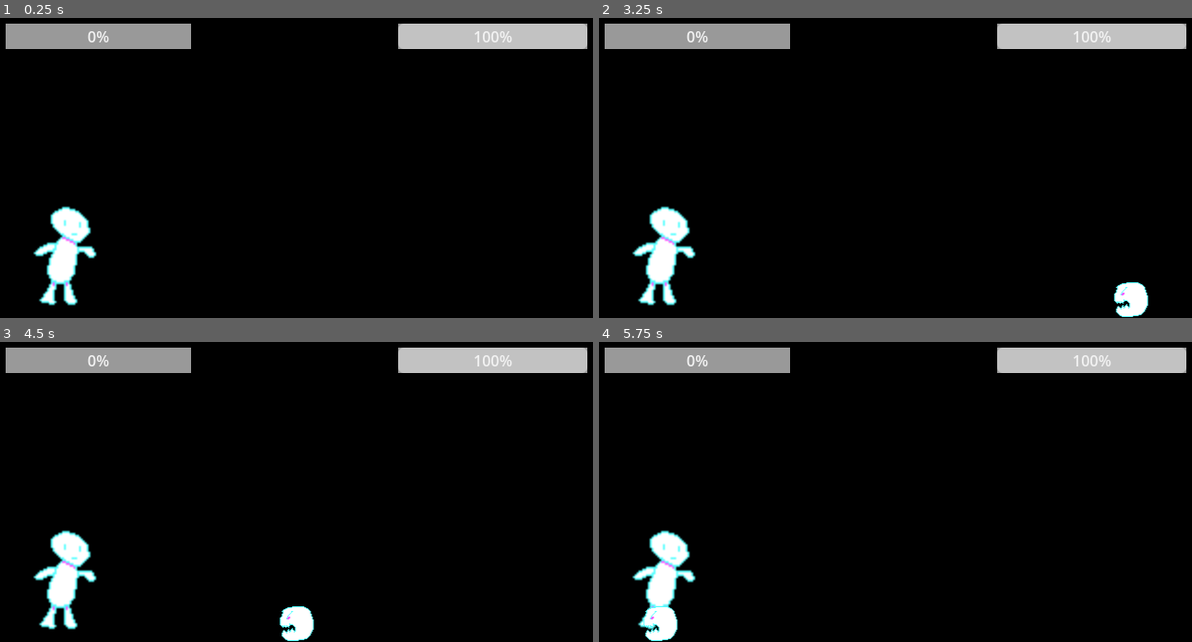
Above: before the commit, frames 1-4 (two rows, left to right).
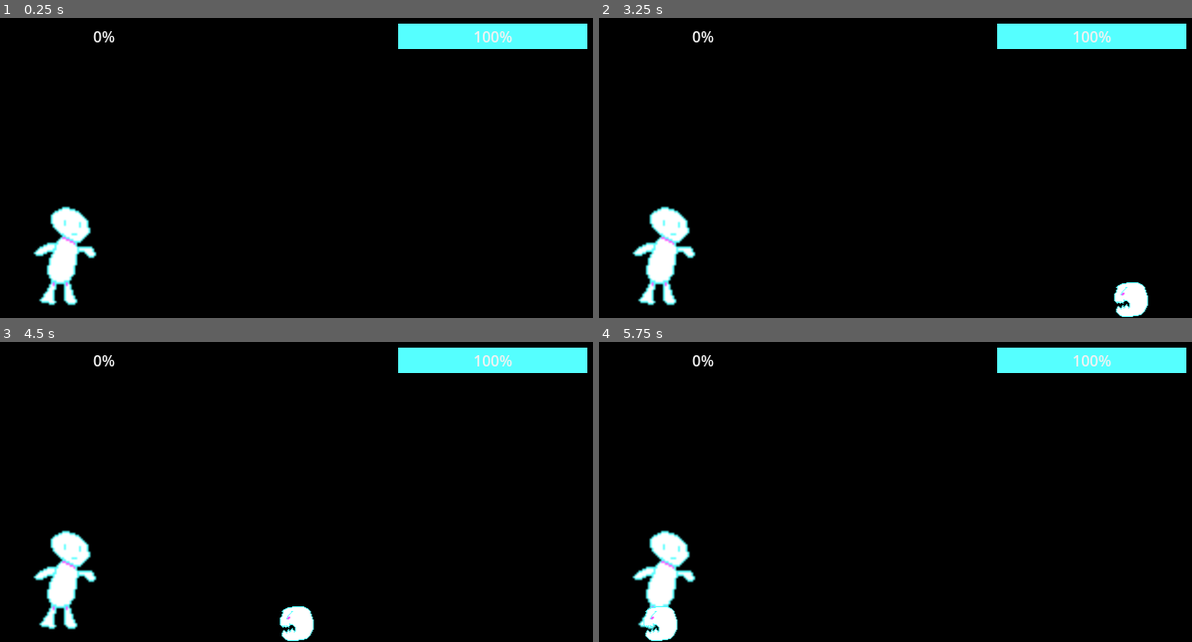
Above: after the commit, the same moments.

Repository: charro/secretpowers
Game: Godot game, scene res://main.tscn
Same seed, same stepped clock (60 frames per second), same inputs: the game is played once before the commit and once after it. The project has no main scene, so this scene is started directly.
Inputs:
- Up to frame 1 (0.25 s): no input
- Up to frame 2 (3.25 s): tap Enter at 0.5, 2 s; tap Ctrl (punch, bound only before the commit) every 0.75 s from 0.6 to 2.85 s; tap Space at 1.25, 2.75 s
- Up to frame 3 (4.5 s): tap Ctrl (punch, bound only before the commit) at 3.6, 4.35 s
- Up to frame 4 (5.75 s): tap Ctrl (punch, bound only before the commit) at 5.1 s

The runs differ from the first frame. In frame 1, 5.3% of the frame differs, in the area x 0-100%, y 1-11%; in frame 2, 5.3%; in frame 3, 5.3%; in frame 4, 5.3%.

Commit message:
Implemented Secret Power checker and first Secret power (3 quick punches)

Diff:
--- a/foe/foe.gd
+++ b/foe/foe.gd
@@ -6,6 +6,10 @@
 var velocity: float
 var life: int
 
+enum STATES { MOVE, STOP }
+
+var current_state
+
 signal killed
 signal survived
 
@@ -13,10 +17,12 @@
 func _ready() -> void:
 	life = max_life
 	velocity = max_velocity
+	move()
 
 # Called every frame. 'delta' is the elapsed time since the previous frame.
 func _process(delta: float) -> void:
-	position.x = position.x - velocity * delta
+	if current_state == STATES.MOVE:
+		position.x = position.x - velocity * delta
 	check_if_survived()
 
 func attacked():
@@ -28,6 +34,12 @@
 		queue_free()
 		killed.emit()
 
+func stop():
+	current_state = STATES.STOP
+
+func move():
+	current_state = STATES.MOVE
+
 func check_if_survived():
 	if position.x < 0:
 		survived.emit()
--- a/main.gd
+++ b/main.gd
@@ -4,15 +4,11 @@
 @export var life: int
 var points: int = 0
 var level = 0
-var points_to_reach_next_level = [10, 20, 35, 55, 80, 120]
+var points_to_reach_next_level = [1, 20, 35, 55, 80, 120]
 
 # Called when the node enters the scene tree for the first time.
 func _ready() -> void:
 	$UI.set_life(life)
-	for actionName in InputMap.get_actions():
-		print("%s:" % actionName)
-		for action_event in InputMap.action_get_events(actionName):
-			print("  %s" % action_event.as_text())
 
 # Called every frame. 'delta' is the elapsed time since the previous frame.
 func _process(delta: float) -> void:
@@ -25,6 +21,7 @@
 	var new_enemy = foe_scene.instantiate()
 	new_enemy.position = $FoesSpawningPoint.position
 	add_child(new_enemy)
+	new_enemy.add_to_group("foes")
 	new_enemy.killed.connect(_on_enemy_killed)
 	new_enemy.survived.connect(_on_enemy_survived)
 
@@ -50,3 +47,17 @@
 				points_to_reach_next_level[level + 1] - points_to_reach_next_level[level]
 		$UI.level_up(points_needed_for_next_level)
 		level += 1
+		_stop_foes()
+		$NextLevelTimer.start()
+
+func _stop_foes():
+	get_tree().call_group("foes", "stop")
+	$FoeSpawnTimer.stop()
+
+func _next_level():
+	_move_foes()
+	$UI.hide_pop_ups()
+
+func _move_foes():
+	get_tree().call_group("foes", "move")
+	$FoeSpawnTimer.start()
--- a/main.tscn
+++ b/main.tscn
@@ -1,8 +1,9 @@
-[gd_scene load_steps=6 format=3 uid="uid://df2k8c4d6qjid"]
+[gd_scene load_steps=7 format=3 uid="uid://df2k8c4d6qjid"]
 
 [ext_resource type="Script" path="res://main.gd" id="1_m8662"]
 [ext_resource type="PackedScene" uid="uid://nowb747qdxcw" path="res://player/player.tscn" id="1_vk8qf"]
 [ext_resource type="PackedScene" uid="uid://c5ox76g2j1af4" path="res://foe/foe.tscn" id="2_kqppx"]
+[ext_resource type="Script" path="res://secret_power_checker.gd" id="3_j86wd"]
 [ext_resource type="Script" path="res://foe_spawn_timer.gd" id="4_8nhan"]
 [ext_resource type="PackedScene" uid="uid://bv3852wpcjej4" path="res://ui/UI.tscn" id="4_yiwp2"]
 
@@ -10,6 +11,9 @@
 script = ExtResource("1_m8662")
 foe_scene = ExtResource("2_kqppx")
 life = 10
+
+[node name="SecretPowerChecker" type="Node2D" parent="."]
+script = ExtResource("3_j86wd")
 
 [node name="Player" parent="." instance=ExtResource("1_vk8qf")]
 position = Vector2(64, 247)
@@ -25,5 +29,10 @@
 [node name="FoesSpawningPoint" type="Node2D" parent="."]
 position = Vector2(610, 299)
 
+[node name="NextLevelTimer" type="Timer" parent="."]
+wait_time = 5.0
+one_shot = true
+
 [connection signal="timeout" from="FoeSpawnTimer" to="." method="_on_foe_spawn_timer_timeout"]
 [connection signal="timeout" from="FoeSpawnTimer" to="FoeSpawnTimer" method="_on_timeout"]
+[connection signal="timeout" from="NextLevelTimer" to="." method="_next_level"]
--- a/player/player.gd
+++ b/player/player.gd
@@ -1,6 +1,8 @@
 extends Area2D
 
 var current_state = "idle"
+
+
 
 # Called when the node enters the scene tree for the first time.
 func _ready() -> void:
@@ -11,11 +13,12 @@
 	get_input()
 
 func get_input():
-	if Input.is_action_just_pressed("punch"):
+	if Input.is_action_just_pressed("first"):
 		$AnimatedSprite2D.play("punch")
 		current_state = "attack"
 		get_tree().call_group("touching_player", "attacked")
 		$PunchSound.play()
+
 
 func _on_animation_finished() -> void:
 	$AnimatedSprite2D.animation = "idle"
--- a/project.godot
+++ b/project.godot
@@ -22,7 +22,7 @@
 
 [input]
 
-punch={
+first={
 "deadzone": 0.5,
 "events": [Object(InputEventKey,"resource_local_to_scene":false,"resource_name":"","device":-1,"window_id":0,"alt_press …(195 unchanged characters)…
 , Object(InputEventJoypadButton,"resource_local_to_scene":false,"resource_name":"","device":-1,"button_index":0,"pressure":0.0,"pressed":true,"script":null)
--- /dev/null
+++ b/secret_power_checker.gd
@@ -0,0 +1,32 @@
+extends Node2D
+
+const MAX_TIME_FOR_CHECK = 1 #seconds
+
+enum ACTION_KEYS { FIRST, SECOND, THIRD, FOURTH }
+
+var first_power = [ACTION_KEYS.FIRST, ACTION_KEYS.FIRST, ACTION_KEYS.FIRST]
+
+var current_actions_sequence = []
+
+var accumulated_time_since_last_check = 0
+
+# Called when the node enters the scene tree for the first time.
+func _ready() -> void:
+	pass # Replace with function body.
+
+# Called every frame. 'delta' is the elapsed time since the previous frame.
+func _process(delta: float) -> void:
+	accumulated_time_since_last_check += delta
+
+	if accumulated_time_since_last_check > MAX_TIME_FOR_CHECK:
+		current_actions_sequence.clear()
+		accumulated_time_since_last_check = 0
+
+	if Input.is_action_just_pressed("first"):
+		new_action_pressed(ACTION_KEYS.FIRST)
+
+func new_action_pressed(action: ACTION_KEYS):
+	current_actions_sequence.append(action)
+	if current_actions_sequence == first_power:
+		print("SECRET POWER USED !!!")
+		current_actions_sequence.clear()
--- a/ui/UI.tscn
+++ b/ui/UI.tscn
@@ -8,6 +8,13 @@
 [ext_resource type="PackedScene" uid="uid://btnpom6qsrn7s" path="res://ui/plus_sign.tscn" id="6_x8ijh"]
 
 [sub_resource type="StyleBoxFlat" id="StyleBoxFlat_lr8c5"]
+bg_color = Color(0, 0, 0, 1)
+
+[sub_resource type="StyleBoxFlat" id="StyleBoxFlat_1knen"]
+bg_color = Color(1, 0.333333, 1, 1)
+
+[sub_resource type="StyleBoxFlat" id="StyleBoxFlat_fsm5t"]
+bg_color = Color(0.333333, 1, 1, 1)
 
 [node name="UI" type="Control"]
 layout_mode = 3
@@ -31,11 +38,12 @@
 
 [node name="ProgressBar" type="ProgressBar" parent="."]
 layout_mode = 0
-offset_left = 7.0
+offset_left = 13.0
 offset_top = 7.0
-offset_right = 204.0
+offset_right = 210.0
 offset_bottom = 34.0
 theme_override_styles/background = SubResource("StyleBoxFlat_lr8c5")
+theme_override_styles/fill = SubResource("StyleBoxFlat_1knen")
 max_value = 10.0
 step = 1.0
 
@@ -46,6 +54,7 @@
 offset_right = 625.0
 offset_bottom = 34.0
 theme_override_styles/background = SubResource("StyleBoxFlat_lr8c5")
+theme_override_styles/fill = SubResource("StyleBoxFlat_fsm5t")
 max_value = 10.0
 step = -1.0
 value = 10.0
@@ -60,13 +69,13 @@
 
 [node name="NewSecretPower" type="Label" parent="NewSecretPowerPanel"]
 layout_mode = 0
-offset_left = 81.0
+offset_left = 35.0
 offset_top = 7.0
-offset_right = 419.0
-offset_bottom = 103.0
+offset_right = 469.0
+offset_bottom = 139.0
 theme_override_colors/font_color = Color(1, 0.333333, 1, 1)
 theme_override_font_sizes/font_size = 30
-text = "NEW SECRET POWER !!
+text = "UNBLOCKED SECRET POWER !!
 Try combining
 these keys to find it"
 horizontal_alignment = 1
@@ -97,16 +106,20 @@
 layout_mode = 2
 
 [node name="SecondKey" parent="NewSecretPowerPanel/Keys/KeysContainer" instance=ExtResource("3_vvtme")]
+visible = false
 layout_mode = 2
 
 [node name="ThirdKey" parent="NewSecretPowerPanel/Keys/KeysContainer" instance=ExtResource("4_mtd00")]
+visible = false
 layout_mode = 2
 
 [node name="FourthKey" parent="NewSecretPowerPanel/Keys/KeysContainer" instance=ExtResource("5_jp4dj")]
+visible = false
 layout_mode = 2
 
 [node name="SecretPowerFound" type="Panel" parent="."]
 visible = false
+layout_mode = 0
 offset_left = 76.0
 offset_top = 55.0
 offset_right = 572.0
--- a/ui/ui.gd
+++ b/ui/ui.gd
@@ -23,3 +23,8 @@
 	$NewSecretPowerPanel.visible = true
 	$ProgressBar.max_value = new_max_points
 	$ProgressBar.value = 0
+
+func hide_pop_ups():
+	$GameOver.visible = false
+	$NewSecretPowerPanel.visible = false
+	$SecretPowerFound.visible = false
Not shown, changed: reconocimientos.txt
Not shown: 1 places in ui/UI.tscn that only renumber resources
